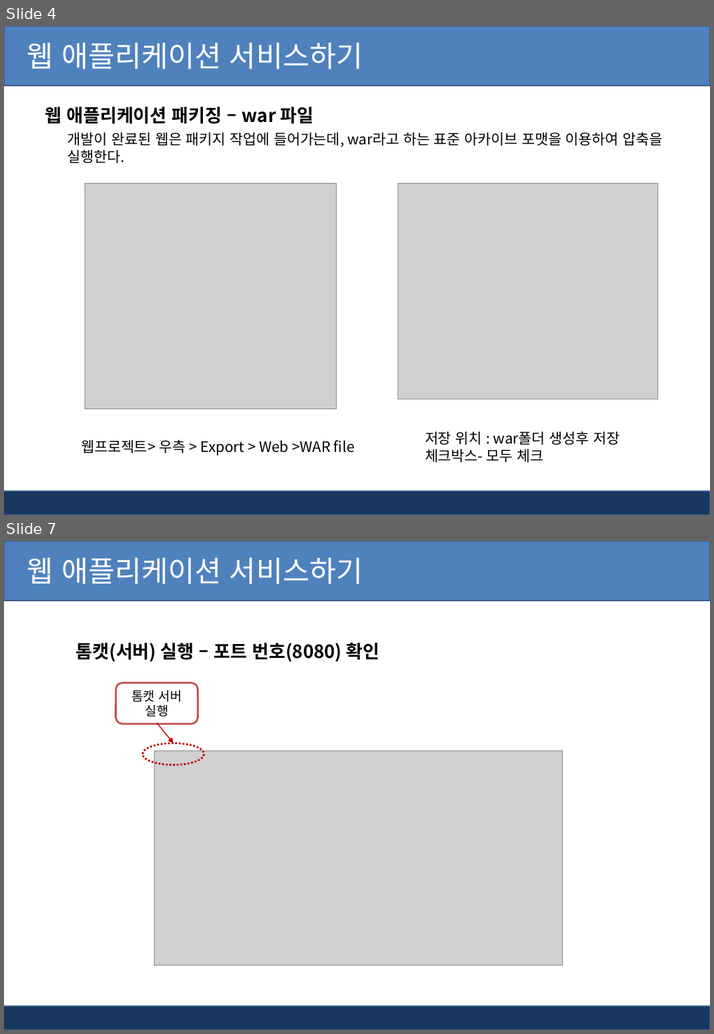
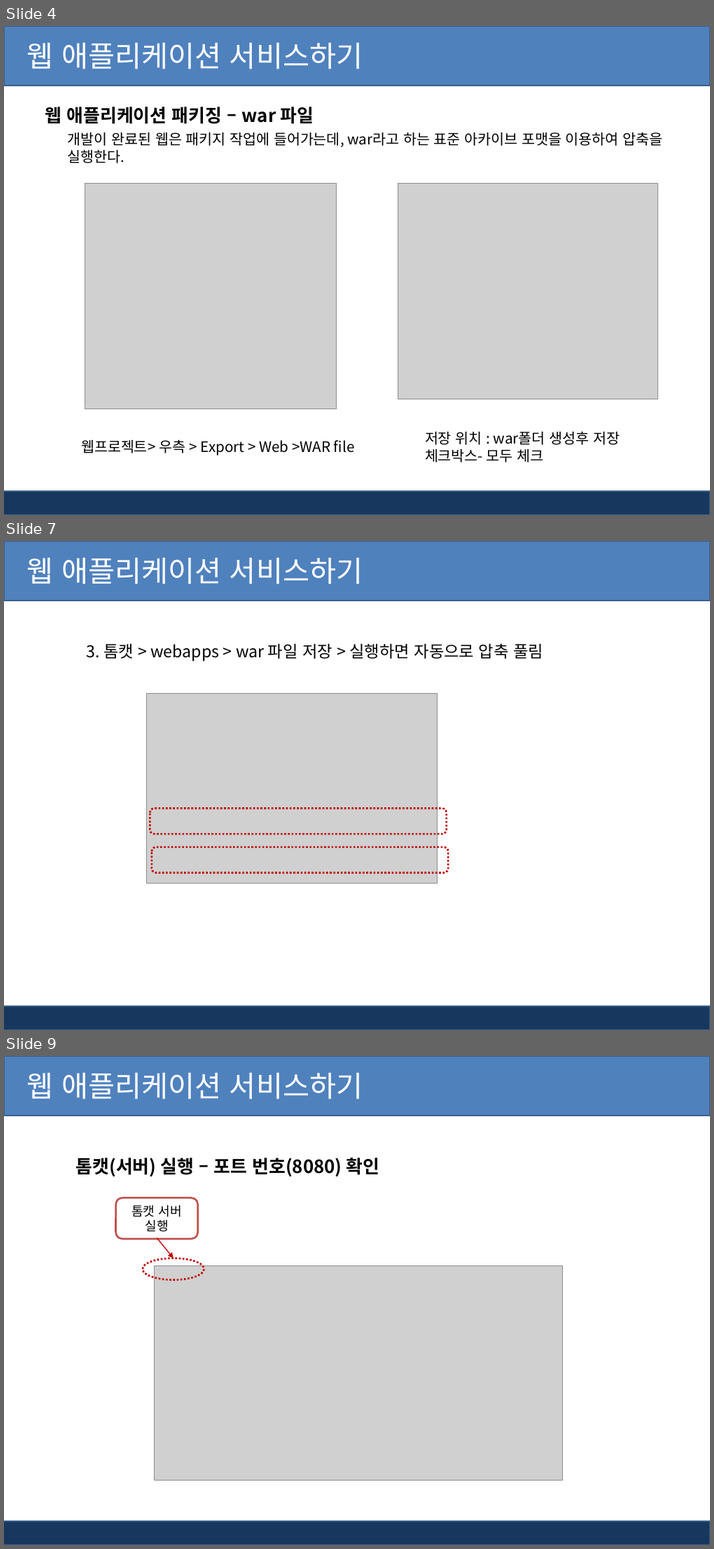
Before and after one commit to kiyongee2/green_project_web, a slide deck: jsp_ppt/웹(Web) 애플리케이션 배포하기.pptx. Shown one above the other, each under a label of ours: slides 4 and 7 before the commit, slides 4, 7 and 9 after it; the slides between them are not shown. The pictures are 714x1034 and 714x1549 pixels, drawn with LibreOffice and Linux fonts; fonts in the diff are those of the drawing; grey boxes stand for pictures; background and template pictures are left out. Boxes give left, top, right and bottom in pixels: in the first picture for what was removed or moved away, otherwise in the second. Text is boxed around its words. In the diff, an @@ line names an element or a change of style, - is before the commit and + after.

```diff
--- a/jsp_ppt/웹(Web) 애플리케이션 배포하기.pptx
+++ b/jsp_ppt/웹(Web) 애플리케이션 배포하기.pptx
@@ slide 7 added at bbox=[4, 541, 710, 1030], background #FFFFFF; not listed: 2 template elements that a slide beside it also shows @@
@@ title added at bbox=[26, 558, 362, 584], 32 pt, text #FFFFFF @@
+웹 애플리케이션 서비스하기
@@ text added at bbox=[86, 643, 543, 661], 18 pt, text #000000 @@
+3. 톰캣 > webapps > war 파일 저장 > 실행하면 자동으로 압축 풀림
@@ picture added at bbox=[147, 693, 437, 883] @@
@@ rounded rectangle added at bbox=[150, 808, 446, 834], outline #C00000 2 pt dashed @@
@@ rounded rectangle added at bbox=[152, 847, 448, 872], outline #C00000 2 pt dashed @@
@@ what was slide 7 is now slide 9 @@
```
Also in this commit, not shown: 3 slides changed, 1 other slide added, 3 other files.
